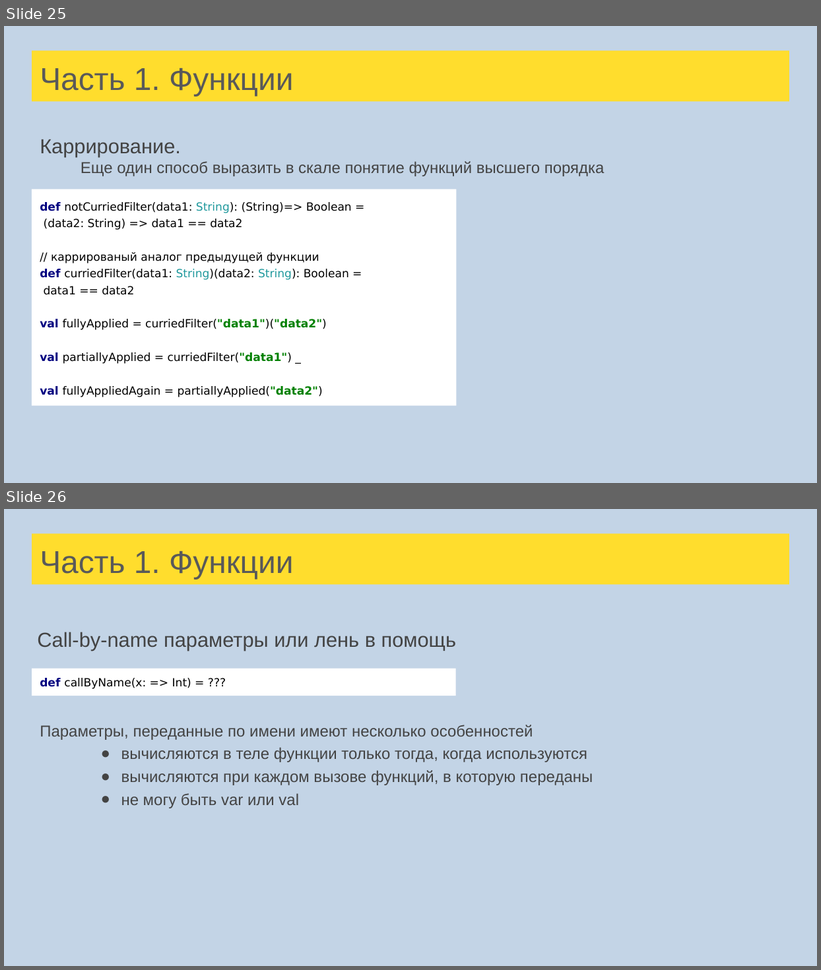
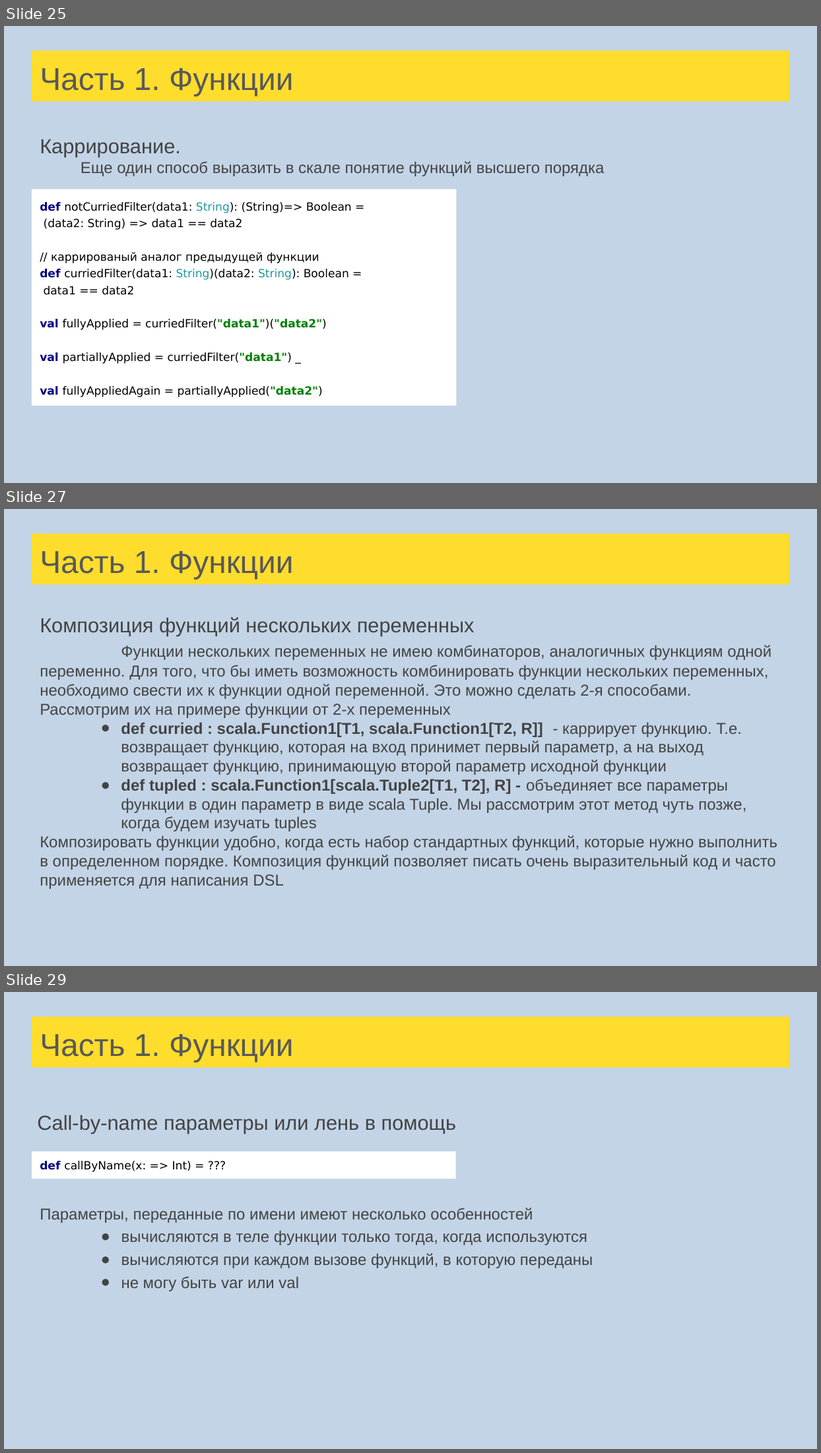
Before and after one commit to tralfamadore/ScalaLectures, a slide deck: src/main/resources/Лекции Scala для FinTech.pptx. Shown one above the other, each under a label of ours: slides 25 and 26 before the commit, slides 25, 27 and 29 after it; the slides between them are not shown. The pictures are 821x970 and 821x1453 pixels, drawn with LibreOffice and Linux fonts; fonts in the diff are those of the drawing. Boxes give left, top, right and bottom in pixels: in the first picture for what was removed or moved away, otherwise in the second. Text is boxed around its words. In the diff, an @@ line names an element or a change of style, - is before the commit and + after.

Commit message:
Pattern matching(without tasks) + function composition + partial functions start

```diff
--- a/src/main/resources/Лекции Scala для FinTech.pptx
+++ b/src/main/resources/Лекции Scala для FinTech.pptx
@@ slide 27 added at <box>4,509,817,966</box>, background #C3D4E6 @@
@@ title added at <box>32,533,789,585</box>, fill #FFDD2D, 28 pt, text #595959 @@
+Часть 1. Функции
@@ text added at <box>40,617,778,889</box>, 14 pt, text #434343 @@
+Композиция функций нескольких переменных
+Функции нескольких переменных не имею комбинаторов, аналогичных функциям одной переменно. Для того, что бы иметь возможность комбинировать функции нескольких переменных, необходимо свести их к функции одной переменной. Это можно сделать 2-я способами. Рассмотрим их на примере функции от 2-х переменных
+● def curried : scala.Function1[T1, scala.Function1[T2, R]] - каррирует функцию. Т.е. возвращает функцию, которая на вход принимет первый параметр, а на выход возвращает функцию, принимающую второй параметр исходной функции
+● def tupled : scala.Function1[scala.Tuple2[T1, T2], R] - объединяет все параметры функции в один параметр в виде scala Tuple. Мы рассмотрим этот метод чуть позже, когда будем изучать tuples
+Композировать функции удобно, когда есть набор стандартных функций, которые нужно выполнить в определенном порядке. Композиция функций позволяет писать очень выразительный код и часто применяется для написания DSL
@@ what was slide 26 is now slide 29 @@
```
Also in this commit, not shown: 6 slides changed, 6 other slides added, 1 slide removed, 4 other files.
